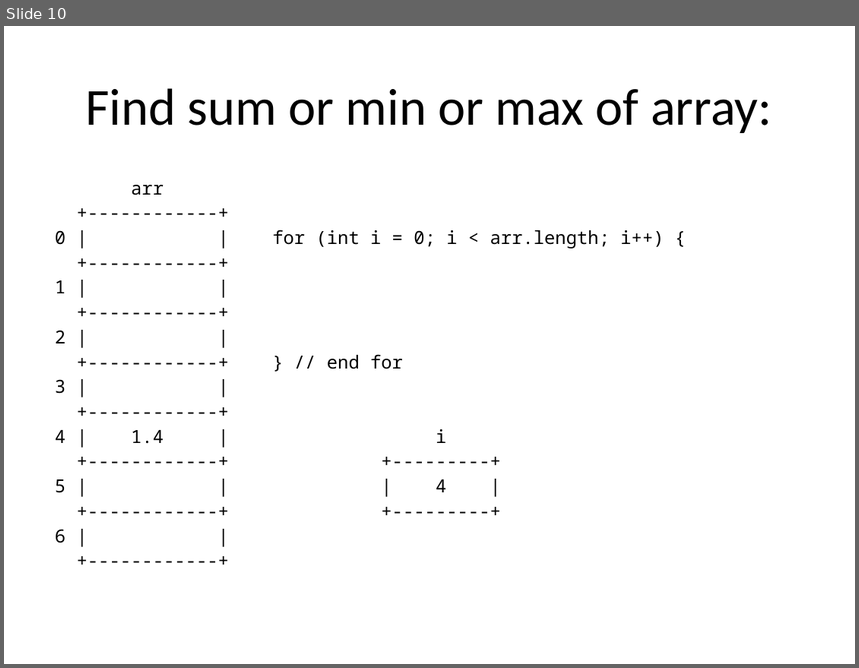
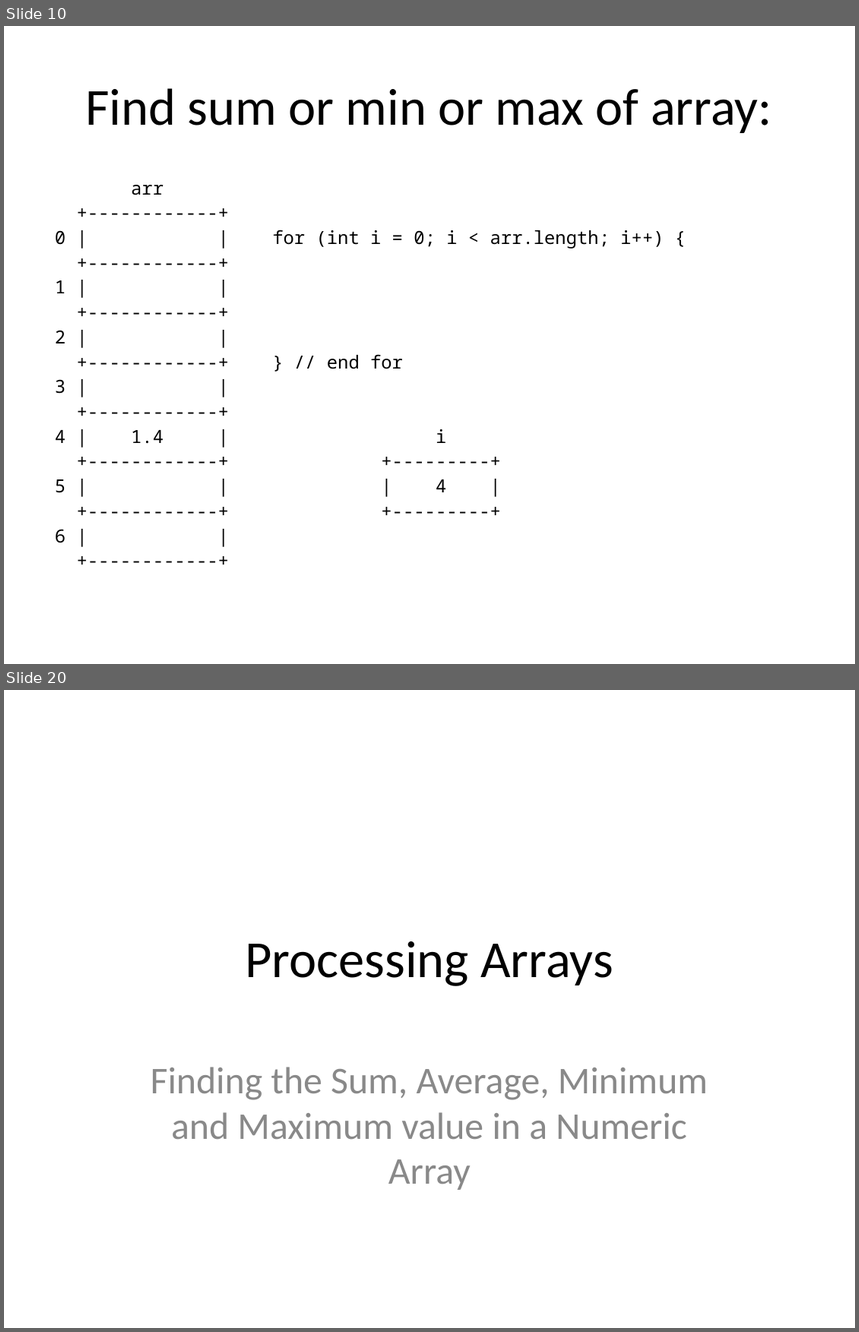
Before and after one commit to cs-courses-mountunion/CSC120Spring2021, a slide deck: lecexamples/lec33_sumMinMax/arrayProcessingExample.ppt. Shown one above the other, each under a label of ours: slide 10 before the commit, slides 10 and 20 after it; the slides between them are not shown. The pictures are 859x668 and 859x1332 pixels, drawn with LibreOffice and Linux fonts; fonts in the diff are those of the drawing. Boxes give left, top, right and bottom in pixels: in the first picture for what was removed or moved away, otherwise in the second. Text is boxed around its words. In the diff, an @@ line names an element or a change of style, - is before the commit and + after.

```diff
--- a/lecexamples/lec33_sumMinMax/arrayProcessingExample.ppt
+++ b/lecexamples/lec33_sumMinMax/arrayProcessingExample.ppt
@@ slide 20 added at (4, 690, 855, 1328), background #FFFFFF @@
@@ title added at (245, 942, 614, 986), 44 pt, text #000000 @@
+Processing Arrays
@@ subtitle added at (151, 1067, 708, 1190), 32 pt, text #898989 @@
+Finding the Sum, Average, Minimum and Maximum value in a Numeric Array
```
Also in this commit, not shown: 2 slides changed, 7 other slides added, 1 other file.
